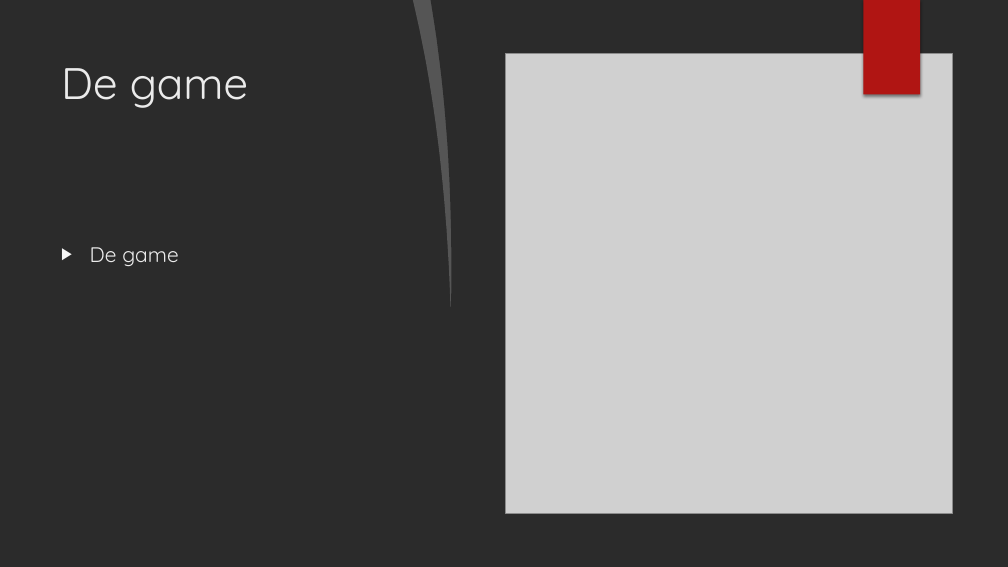
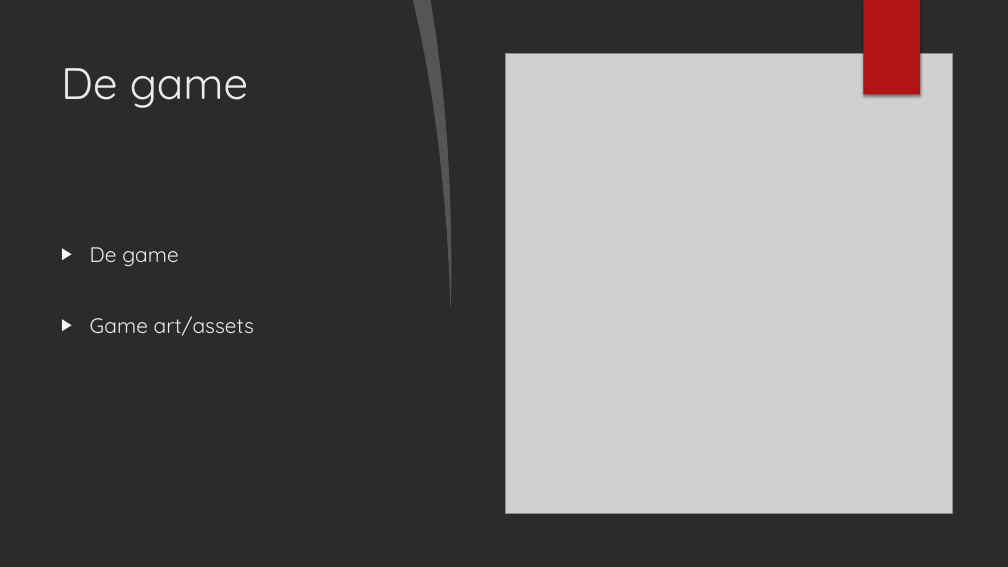
Before and after one commit to JamieVos991/Arcade-Mechanics-F1M3, a slide deck: slide 2 of BO, Arcade Mechanics.pptx. Drawn at 1008x567 pixels with LibreOffice and Linux fonts; fonts in the diff are those of the drawing; grey boxes stand for pictures; background and template pictures are left out; a plain dark background stands for a picture behind light text. Boxes give left, top, right and bottom in pixels: in the first picture for what was removed or moved away, otherwise in the second. Text is boxed around its words. In the diff, an @@ line names an element or a change of style, - is before the commit and + after.

```diff
--- a/BO, Arcade Mechanics.pptx
+++ b/BO, Arcade Mechanics.pptx
@@ text at (90, 316, 254, 336): paragraph added @@
+▶ Game art/assets
```
Also in this commit, not shown: 2 other slides changed, 4 other files.
